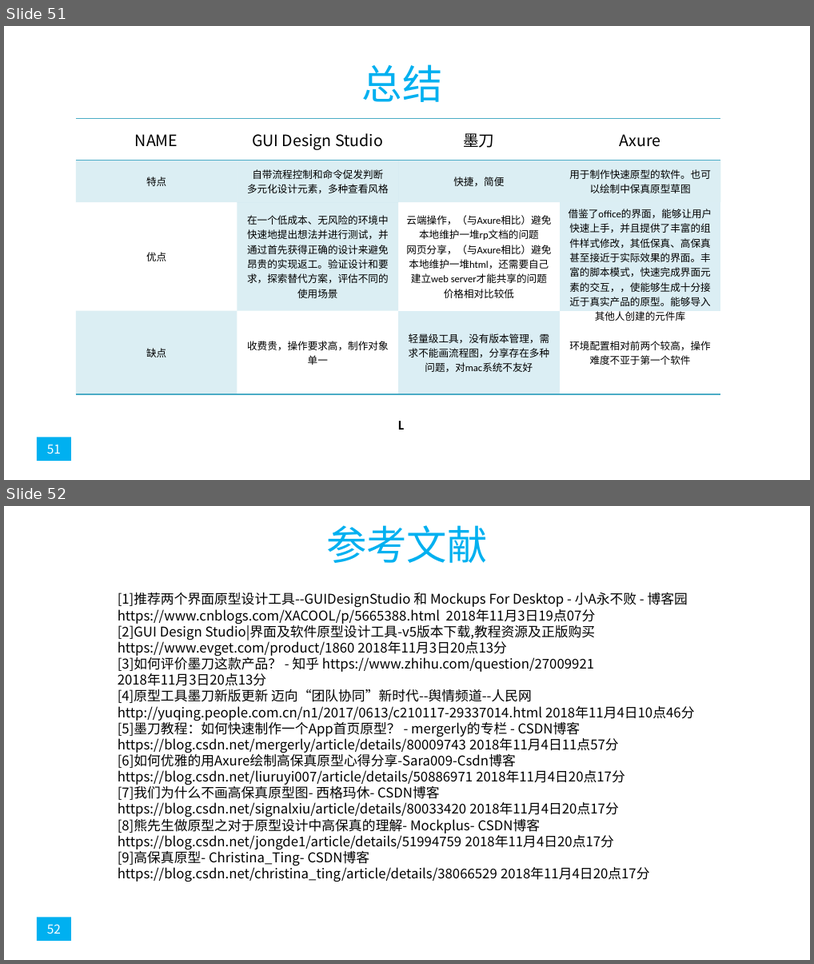
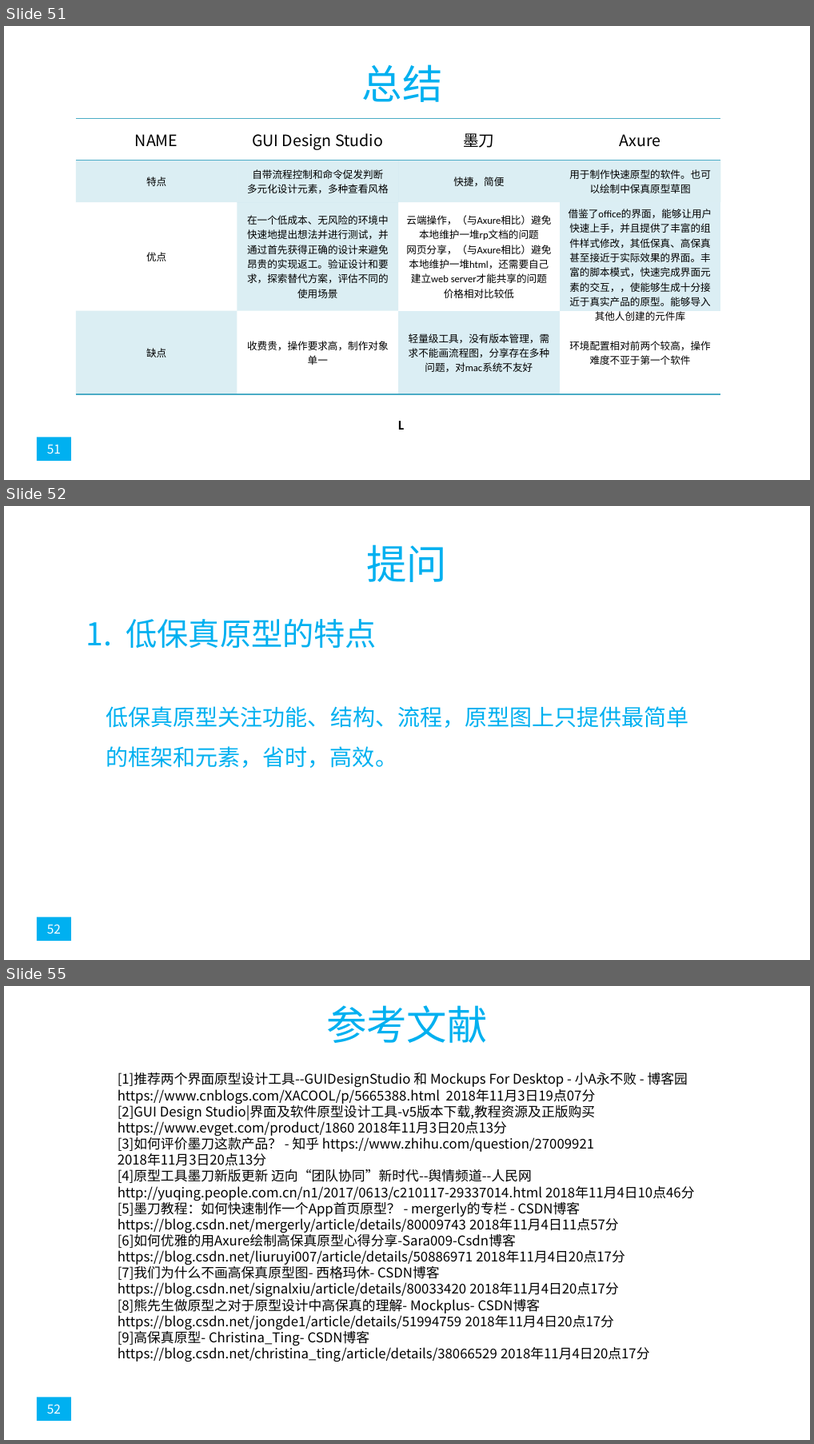
Before and after one commit to popopoi/PRD2018-G07, a slide deck: 非受控文档/翻转课堂PPT/PRD2018-G07-第七周翻转课堂PPT.pptx. Shown one above the other, each under a label of ours: slides 51 and 52 before the commit, slides 51, 52 and 55 after it; the slides between them are not shown. The pictures are 814x964 and 814x1444 pixels, drawn with LibreOffice and Linux fonts; fonts in the diff are those of the drawing. Boxes give left, top, right and bottom in pixels: in the first picture for what was removed or moved away, otherwise in the second. Text is boxed around its words. In the diff, an @@ line names an element or a change of style, - is before the commit and + after.

```diff
--- a/非受控文档/翻转课堂PPT/PRD2018-G07-第七周翻转课堂PPT.pptx
+++ b/非受控文档/翻转课堂PPT/PRD2018-G07-第七周翻转课堂PPT.pptx
@@ slide 52 added at bbox=[4, 506, 810, 960], background #FFFFFF @@
@@ title added at bbox=[367, 544, 448, 582], 36 pt, text #00B0F0 @@
+提问
@@ text added at bbox=[126, 619, 377, 648], 28 pt, text #00B0F0 @@
+1. 低保真原型的特点
@@ text added at bbox=[106, 706, 690, 768], 20 pt, text #00B0F0 @@
+低保真原型关注功能、结构、流程，原型图上只提供最简单的框架和元素，省时，高效。
@@ rectangle added at bbox=[37, 916, 72, 940], fill #00B0F0, 11 pt, text #FFFFFF @@
+52
@@ what was slide 52 is now slide 55 @@
```
Also in this commit, not shown: 6 slides changed, 3 other slides added.
